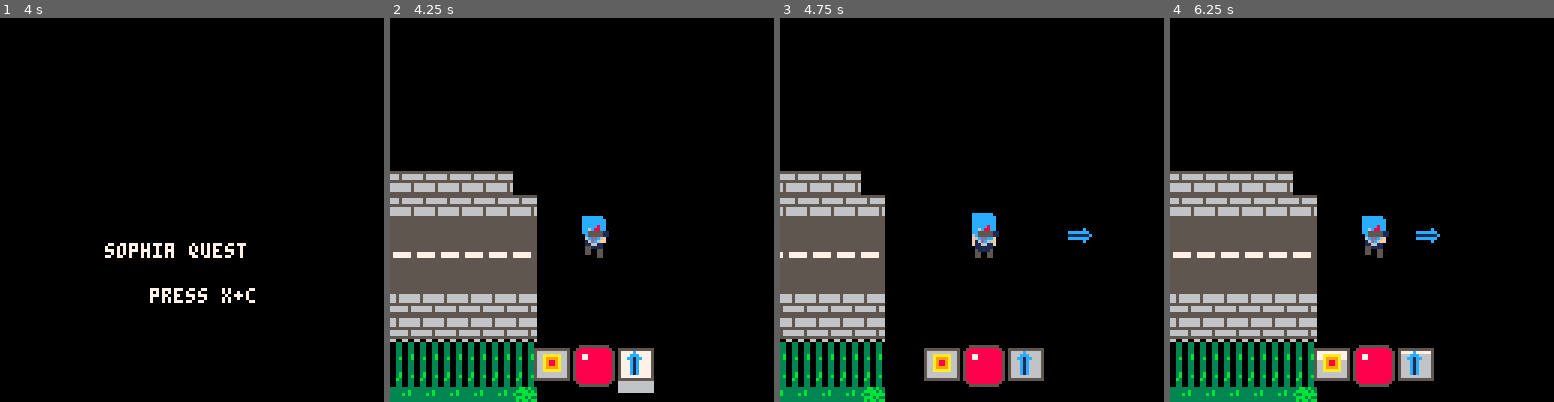
Above: before the commit, frames 1-4 (left to right).
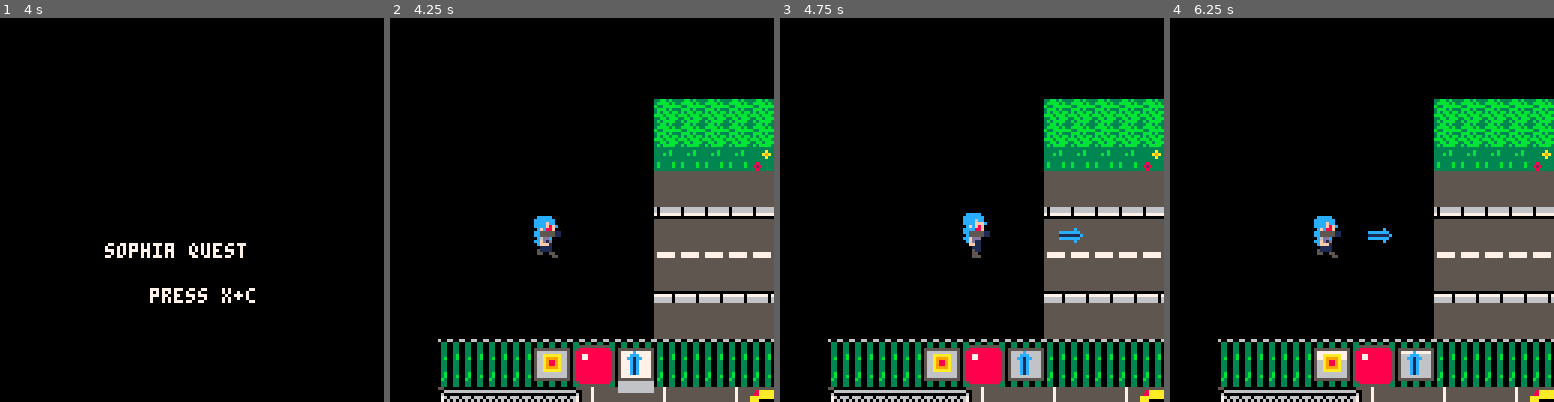
Above: after the commit, the same moments.

Repository: JasonHaenlin/pico-8-sophiaquest
Game: PICO-8 cartridge sophiaquest.p8
The game is run twice, just before and just after one commit, with the same random seed, the same clock (stepped at 60 frames per second) and the same inputs.
Inputs:
- Up to frame 1 (4 s): tap X (X key) at 0.33, 1.07, 1.85, 2.97 s; tap O (Z key) at 0.7, 1.7, 2.1, 2.5, 2.9, 3.3, 3.7 s; hold Right 1.6-2.1 s; hold Up 2.15-2.42 s; hold Right 2.47-3.03 s; hold Left 3.08-3.58 s; hold Down 3.63-3.97 s
- Up to frame 2 (4.25 s): hold Right from 4.02 s (still down); tap X (X key) at 4.08 s; tap O (Z key) at 4.1 s
- Up to frame 3 (4.75 s): tap O (Z key) at 4.5 s; release Right at 4.68 s; hold Up from 4.73 s (still down)
- Up to frame 4 (6.25 s): tap O (Z key) every 0.4 s from 4.9 to 6.1 s; release Up at 5.03 s; hold Left 5.08-5.68 s; tap X (X key) at 5.2 s; hold Down 5.73-6.03 s; hold Right from 6.08 s (still down)

Frame 1 is identical in both runs. In frame 2, 45% of the frame differs, in the area x 0-100%, y 21-100%; in frame 3, 39%; in frame 4, 45%.

Commit message:
better sprites for stairs, crossing road, pavement and fences

Diff:
--- a/sophiaquest.p8
+++ b/sophiaquest.p8
@@ -80,11 +80,11 @@
 end
 
 function make_player()
- g_p = make_actor(333, 85, 129, player, l_player, up)
+ g_p = make_actor(45, 85, 128, player, l_player, up)
  g_p.weapon = g_items[5]
  g_p.anim = stay
- g_p.walk = make_anim(walk, create_direction_frames(162, 130, 162, 130, 163, 161), 1/5)
- g_p.stay = make_anim(stay, create_direction_frames(130, 130, 130, 130, 131, 129), 1/5)
+ g_p.walk = make_anim(walk, create_direction_frames(161, 129, 161, 129, 162, 160), 1/5)
+ g_p.stay = make_anim(stay, create_direction_frames(129, 129, 129, 129, 130, 128), 1/5)
  g_p.cd = 0
  g_p.cdfx = 0
  g_p.box = {x1 = 0, y1 = 1, x2 = 7, y2 = 14}
@@ -103,7 +103,7 @@
  make_weapons()
  make_player()
  make_map_items()
- -- make_ennemies(nb_of_ennemis, {132})
+ -- make_ennemies(nb_of_ennemis, {131})
 end
 
 function make_map_items()
@@ -1075,21 +1075,21 @@
 0000008080800000000000000000000000000080808000000000000000000000000000808080000000000000000000000000008080800000000000000000000000000000000000000000000000000000000000000000000000000000000000000000000000000000000000000000000000000000000000000000000000000000
 __map__
 0000000000000000000000000000000000000000000000000000000000000000000000000000000000000000000000000000000000000000000000000000000000000000000000000000000000000000000000000000000000000000000000000000000000000000000000000000000000000000000000000000000000000000
-0000000000000000000000000000000000000000000202215252121512505000000000000000000000000000000000000000000000000000000000000000000000000000000000000000000000000000000000000000000000000000000000000000000000000000000000000000000000000000000000000000000000000000
-0000000000000000000000000000000000000000000202215252121512505000000000000000000000000000000000000000000000000000000000000000000000000000000000000000000000000000000000000000000000000000000000000000000000000000000000000000000000000000000000000000000000000000
-0000000000000000000000000000000000000000000202315252121512505000000000000000000000000000000000000000000000000000000000000000000000000000000000000000000000000000000000000000000000000000000000000000000000000000000000000000000000000000000000000000000000000000
-0000000000000000000000000000000000000000000202215252121512505000000000000000000000000000000000000000000000000000000000000000000000000000000000000000000000000000000000000000000000000000000000000000000000000000000000000000000000000000000000000000000000000000
-0000000000000000000000000000000000000000000202215252121512505000000000000000000000000000000000000000000000000000000000000000000000000000000000000000000000000000000000000000000000000000000000000000000000000000000000000000000000000000000000000000000000000000
-0000000000000000000000020202020202020202020202315252121512505000000000000000000000000000000000000000000000000000000000000000000000000000000000000000000000000000000000000000000000000000000000000000000000000000000000000000000000000000000000000000000000000000
-000000000000000000000002020202020202020202020221525212151250500000000000001f1f0000000000000000000000000000000000000000000000000000000000000000000000000000000000000000000000000000000000000000000000000000000000000000000000000000000000000000000000000000000000
-00000000000000000000002121212131212121212131213152521215125050000000001f1f1f1f0000000000000000000000000000000000000000000000000000000000000000000000000000000000000000000000000000000000000000000000000000000000000000000000000000000000000000000000000000000000
-0000000000000000000000616161616161036161616161616252050505506061616161616161610000000000000000000000000000000000000000000000000000000000000000000000000000000000000000000000000000000000000000000000000000000000000000000000000000000000000000000000000000000000
+0000000000000000000000000000000000000000000202215152121512505100000000000000000000000000000000000000000000000000000000000000000000000000000000000000000000000000000000000000000000000000000000000000000000000000000000000000000000000000000000000000000000000000
+0000000000000000000000000000000000000000000202215152121512505100000000000000000000000000000000000000000000000000000000000000000000000000000000000000000000000000000000000000000000000000000000000000000000000000000000000000000000000000000000000000000000000000
+0000000000000000000000000000000000000000000202315152121512505100000000000000000000000000000000000000000000000000000000000000000000000000000000000000000000000000000000000000000000000000000000000000000000000000000000000000000000000000000000000000000000000000
+0000000000000000000000000000000000000000000202215152121512505100000000000000000000000000000000000000000000000000000000000000000000000000000000000000000000000000000000000000000000000000000000000000000000000000000000000000000000000000000000000000000000000000
+0000000000000000000000000000000000000000000202215152121512505100000000000000000000000000000000000000000000000000000000000000000000000000000000000000000000000000000000000000000000000000000000000000000000000000000000000000000000000000000000000000000000000000
+0000000000000000000000020202020202020202020202315152121512505100000000000000000000000000000000000000000000000000000000000000000000000000000000000000000000000000000000000000000000000000000000000000000000000000000000000000000000000000000000000000000000000000
+0000000000000000000000020202020202020202020202215152121512505100000000000000000000000000000000000000000000000000000000000000000000000000000000000000000000000000000000000000000000000000000000000000000000000000000000000000000000000000000000000000000000000000
+0000000000000000000000212121213121212121213121315152121512505100000000000000000000000000000000000000000000000000000000000000000000000000000000000000000000000000000000000000000000000000000000000000000000000000000000000000000000000000000000000000000000000000
+0000000000000000000000515151515151035151515151515152050505505151515151515151515100000000000000000000000000000000000000000000000000000000000000000000000000000000000000000000000000000000000000000000000000000000000000000000000000000000000000000000000000000000
 0000000000000000000000616161616161136161616161616162050505606161616161616161616100000000000000000000000000000000000000000000000000000000000000000000000000000000000000000000000000000000000000000000000000000000000000000000000000000000000000000000000000000000
 0000000000000000000000121212121212121212121212120101121212010112121212121212121200000000000000000000000000000000000000000000000000000000000000000000000000000000000000000000000000000000000000000000000000000000000000000000000000000000000000000000000000000000
 0000000000000000000000111111111111111111111111110101121212010111111111111111111100000000000000000000000000000000000000000000000000000000000000000000000000000000000000000000000000000000000000000000000000000000000000000000000000000000000000000000000000000000
 0000000000000000000000121212121212121212121212120101121212010112121212121212121200000000000000000000000000000000000000000000000000000000000000000000000000000000000000000000000000000000000000000000000000000000000000000000000000000000000000000000000000000000
 0000000000000000000000414141414141414141414141414141414141414141414141414141414100000000000000000000000000000000000000000000000000000000000000000000000000000000000000000000000000000000000000000000000000000000000000000000000000000000000000000000000000000000
-0000000000000000000000414141414141414141414141414141414141414141414141414141414100000000000000000000000000000000000000000000000000000000000000000000000000000000000000000000000000000000000000000000000000000000000000000000000000000000000000000000000000000000
+0000000000000000000000515151515151515151515151515151515151515151515151515151515100000000000000000000000000000000000000000000000000000000000000000000000000000000000000000000000000000000000000000000000000000000000000000000000000000000000000000000000000000000
 0000101010101010101010101010101010101010101010105151101010101010101010101010101000000000000000000000000000000000000000000000000000000000000000000000000000000000000000000000000000000000000000000000000000000000000000000000000000000000000000000000000000000000
 0000202020202020202020202020202020202020202020205151202020202020202020202020202000000000000000000000000000000000000000000000000000000000000000000000000000000000000000000000000000000000000000000000000000000000000000000000000000000000000000000000000000000000
 0000070808080809161212161212164445161212162324310e0f212121212132212121212121210200000000000000000000000000000000000000000000000000000000000000000000000000000000000000000000000000000000000000000000000000000000000000000000000000000000000000000000000000000000
Not shown, changed: 44 lines of the sprite sheet (__gfx__) section of sophiaquest.p8
